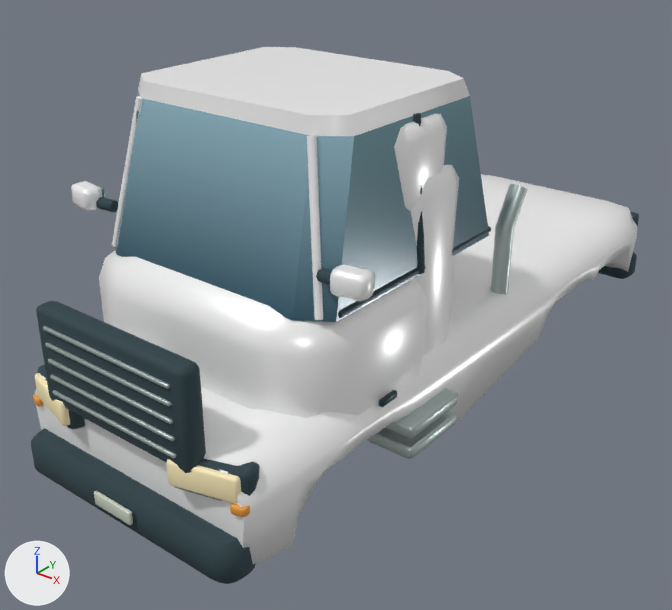
The glTF model assets/models/vehicles/atlas.glb as it was, and as the next commit left it.
One viewpoint serves both versions: a camera (50 mm lens) standing at (3.39, -4.85, 3.57) and looking at (-0.1, -0.49, 0.87). Lighting does not change. The marker at lower left points along +X, +Y and +Z. The first picture is the older version. Vertices at exactly the same position are counted once.

Script lines for the objects in view, before the commit:
```python
me_chassis = bpy.data.meshes.new('Chassis')
me_chassis.from_pydata(...)  # 2916 vertices, 5638 faces; spans x -1.08..1.08, y -2.51..2.48, z 0.32..2.47
# faces by material slot: [1726, 336, 1108, 2188, 280]
me_chassis.materials.append(mat_coachpaint)
me_chassis.materials.append(mat_tint)
me_chassis.materials.append(mat_rubber)
me_chassis.materials.append(mat_metal)
me_chassis.materials.append(mat_paint)
me_headlamps = bpy.data.meshes.new('Headlamps')
me_headlamps.from_pydata(...)  # 144 vertices, 280 faces; spans x -0.79..0.79, y -2.45..-2.29, z 0.78..0.94
me_headlamps.materials.append(mat_ceramic)
ob_chassis = bpy.data.objects.new('Chassis', me_chassis)
ob_chassis.location = (0.0, 0.0, 0.0)
ob_headlamps = bpy.data.objects.new('Headlamps', me_headlamps)
ob_headlamps.location = (0.0, 0.0, 0.0)
```
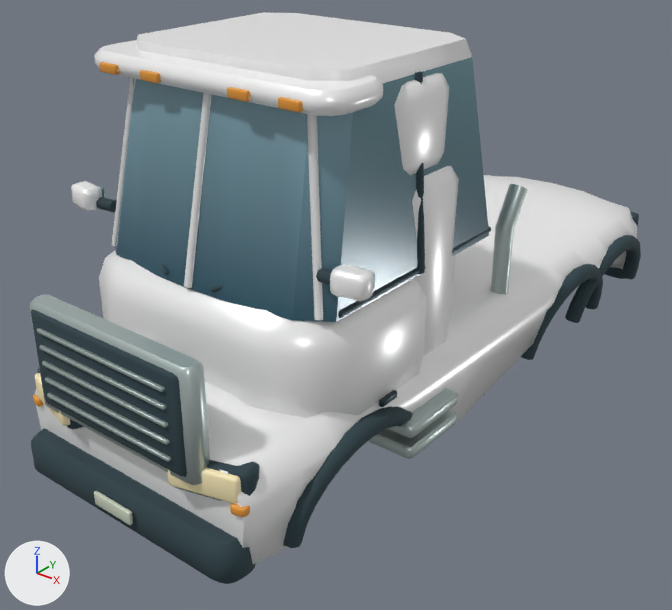
Changed parts and their boxes (x1, y1, x2, y2) in the pictures (672 x 610 px; the box of a moved part takes in the faces that stretch with it):
'Chassis', reshaped (7% taller): before (31, 47, 639, 584); after (29, 12, 641, 584)
part 1 of me_chassis, moved or reshaped: before (394, 113, 447, 211); after (395, 73, 449, 175)
part 2 of me_chassis, added: after (184, 93, 212, 288)
part 3 of me_chassis, moved or reshaped: before (36, 301, 206, 473); after (31, 309, 187, 477)
part 4 of me_chassis, moved or reshaped: before (43, 326, 170, 389); after (99, 62, 120, 75)
part 5 of me_chassis, moved or reshaped: before (45, 342, 172, 406); after (140, 70, 161, 83)
part 6 of me_chassis, moved or reshaped: before (48, 359, 173, 424); after (227, 87, 251, 102)
part 7 of me_chassis, moved or reshaped: before (50, 374, 175, 441); after (278, 97, 303, 113)
part 8 of me_chassis, moved or reshaped: before (53, 390, 176, 458); after (47, 393, 171, 462)
part 9 of me_chassis, added: after (45, 377, 170, 445)
part 10 of me_chassis, added: after (42, 361, 168, 427)
part 11 of me_chassis, added: after (40, 344, 166, 410)
part 12 of me_chassis, added: after (37, 328, 165, 392)
part 13 of me_chassis, built on: before (112, 47, 489, 322); after (29, 12, 607, 548)
part 14 of me_chassis, added (cyan): after (521, 235, 641, 360)
part 15 of me_chassis, edited (looks the same): (35, 165, 635, 564) in both

Diff of the bpy script that builds the scene:
```diff
--- a/assets/models/vehicles/atlas.glb.py
+++ b/assets/models/vehicles/atlas.glb.py
@@ me_chassis @@
 # used by ob_chassis; location = (0.0, 0.0, 0.0)
-me_chassis.from_pydata(...)  # 2916 vertices, 5638 faces; spans x -1.08..1.08, y -2.51..2.48, z 0.32..2.47
+me_chassis.from_pydata(...)  # 4150 vertices, 8036 faces; spans x -1.08..1.08, y -2.51..2.48, z 0.32..2.68
+# me_chassis part 1: the loose piece of 72 vertices spanning x -0.83..0.83, y -1.27..-0.49, z 1.79..2.38 is moved by (0.0, 0.0, 0.21)
+# me_chassis part 2: the loose piece of 14 vertices spanning x -0.79..-0.58, y -1.73..-1.54, z 1.51..2.38 is copied, and the copy is multiplied about its middle by the matrix ((1.209, -0.038, -0.221), (0.051, 1.227, 0.064), (0.218, -0.072, 1.208)), then moved by (0.69, -0.1, 0.11); it spans x -0.02..0.02, y -1.88..-1.59, z 1.52..2.59
+# me_chassis part 3: the loose piece of 72 vertices spanning x -0.57..0.57, y -2.44..-2.3, z 0.88..1.46 is moved by (0.0, -0.03, 0.0)
+# me_chassis part 4: the loose piece of 72 vertices spanning x -0.48..0.48, y -2.45..-2.43, z 1.35..1.38 is scaled about its middle by (0.127, 1.39, 2.59), then moved by (-0.63, 0.71, 1.19), in mat_tint
+# me_chassis part 5: the loose piece of 72 vertices spanning x -0.48..0.48, y -2.45..-2.43, z 1.26..1.28 is scaled about its middle by (0.127, 1.39, 2.59), then moved by (-0.31, 0.71, 1.29), in mat_tint
+# me_chassis part 6: the loose piece of 72 vertices spanning x -0.48..0.48, y -2.45..-2.43, z 1.16..1.18 is scaled about its middle by (0.127, 1.39, 2.59), then moved by (0.31, 0.71, 1.39), in mat_tint
+# me_chassis part 7: the loose piece of 72 vertices spanning x -0.48..0.48, y -2.45..-2.43, z 1.06..1.09 is scaled about its middle by (0.127, 1.39, 2.59), then moved by (0.63, 0.71, 1.48), in mat_tint
+# me_chassis part 8: the loose piece of 72 vertices spanning x -0.48..0.48, y -2.45..-2.43, z 0.97..0.99 is moved by (0.0, -0.03, 0.0)
+# me_chassis part 9: the loose piece of 72 vertices spanning x -0.48..0.48, y -2.45..-2.43, z 1.06..1.09 is copied, and the copy is moved by (0.0, -0.03, 0.0); it spans x -0.48..0.48, y -2.49..-2.46, z 1.06..1.09
+# me_chassis part 10: the loose piece of 72 vertices spanning x -0.48..0.48, y -2.45..-2.43, z 1.16..1.18 is copied, and the copy is moved by (0.0, -0.03, 0.0); it spans x -0.48..0.48, y -2.49..-2.46, z 1.16..1.18
+# me_chassis part 11: the loose piece of 72 vertices spanning x -0.48..0.48, y -2.45..-2.43, z 1.26..1.28 is copied, and the copy is moved by (0.0, -0.03, 0.0); it spans x -0.48..0.48, y -2.49..-2.46, z 1.26..1.28
+# me_chassis part 12: the loose piece of 72 vertices spanning x -0.48..0.48, y -2.45..-2.43, z 1.35..1.38 is copied, and the copy is moved by (0.0, -0.03, 0.0); it spans x -0.48..0.48, y -2.49..-2.46, z 1.35..1.38
+# me_chassis part 13: 68 vertices moved from x -0.79..0.79, y -1.59..-0.26, z 2.31..2.47 to x -0.79..0.79, y -1.59..-0.26, z 2.52..2.68; 2 vertices removed from x -0.61..0.61, y -1.56, z 2.38; 518 vertices added at x -1.01..1.01, y -2.45..2.35, z 0.42..2.63
+# me_chassis part 14: 208 vertices added at x 0.81..1.01, y 0.35..2.23, z 0.42..0.94
+# me_chassis part 15: 2397 kept faces spanning x -1.05..1.05, y -2.5..2.48, z 0.38..2.68 get new vertex colours
+# other edits to the shape of me_chassis do not show in these pictures
 me_chassis.materials.append(mat_coachpaint)
```
